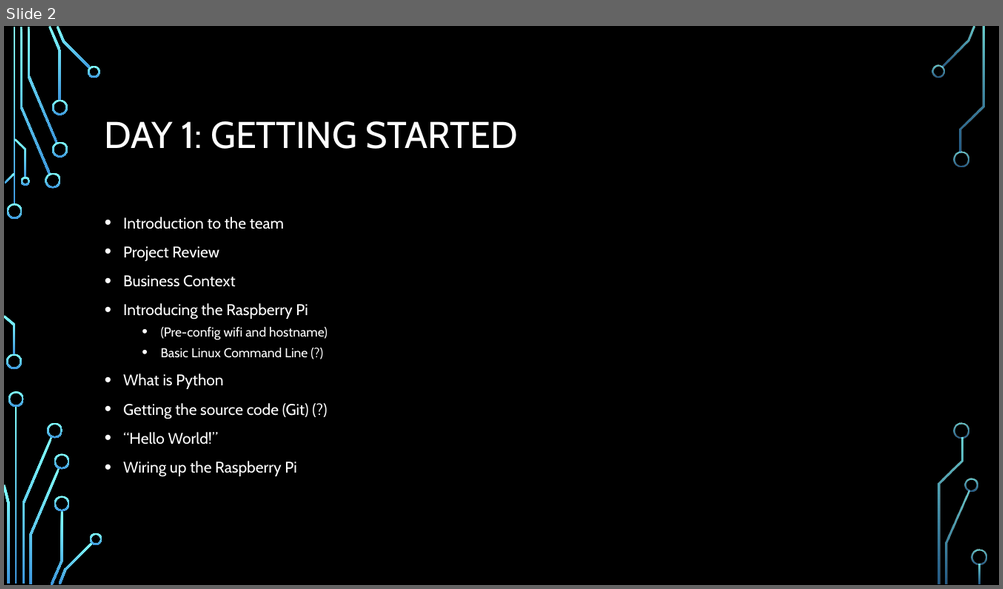
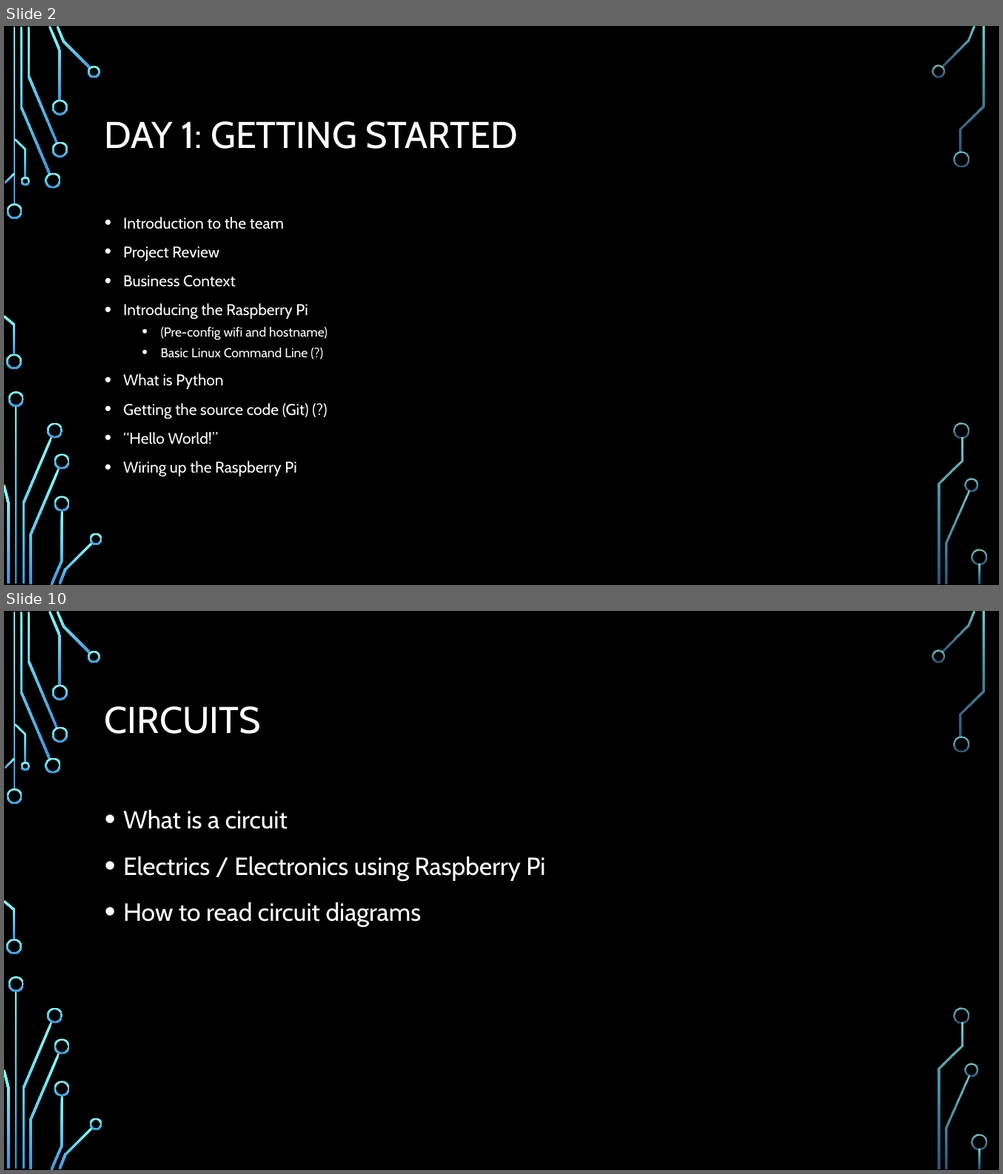
Before and after one commit to andrewjvelez/smap, a slide deck: docs/SMAP Materials Unbranded.pptx. Shown one above the other, each under a label of ours: slide 2 before the commit, slides 2 and 10 after it; the slides between them are not shown. The pictures are 1003x589 and 1003x1174 pixels, drawn with LibreOffice and Linux fonts; fonts in the diff are those of the drawing; background and template pictures are left out. Boxes give left, top, right and bottom in pixels: in the first picture for what was removed or moved away, otherwise in the second. Text is boxed around its words. In the diff, an @@ line names an element or a change of style, - is before the commit and + after.

```diff
--- a/docs/SMAP Materials Unbranded.pptx
+++ b/docs/SMAP Materials Unbranded.pptx
@@ slide 10 added at (4, 611, 999, 1170), background picture (left out); not listed: 36 template elements that a slide beside it also shows @@
@@ title added at (105, 706, 261, 734), 36 pt, text #FFFFFF @@
+CIRCUITS
@@ text added at (123, 809, 545, 927), 24 pt, text #FFFFFF @@
+• What is a circuit
+• Electrics / Electronics using Raspberry Pi
+• How to read circuit diagrams
```
Also in this commit, not shown: 1 slide changed, 24 other slides added.
